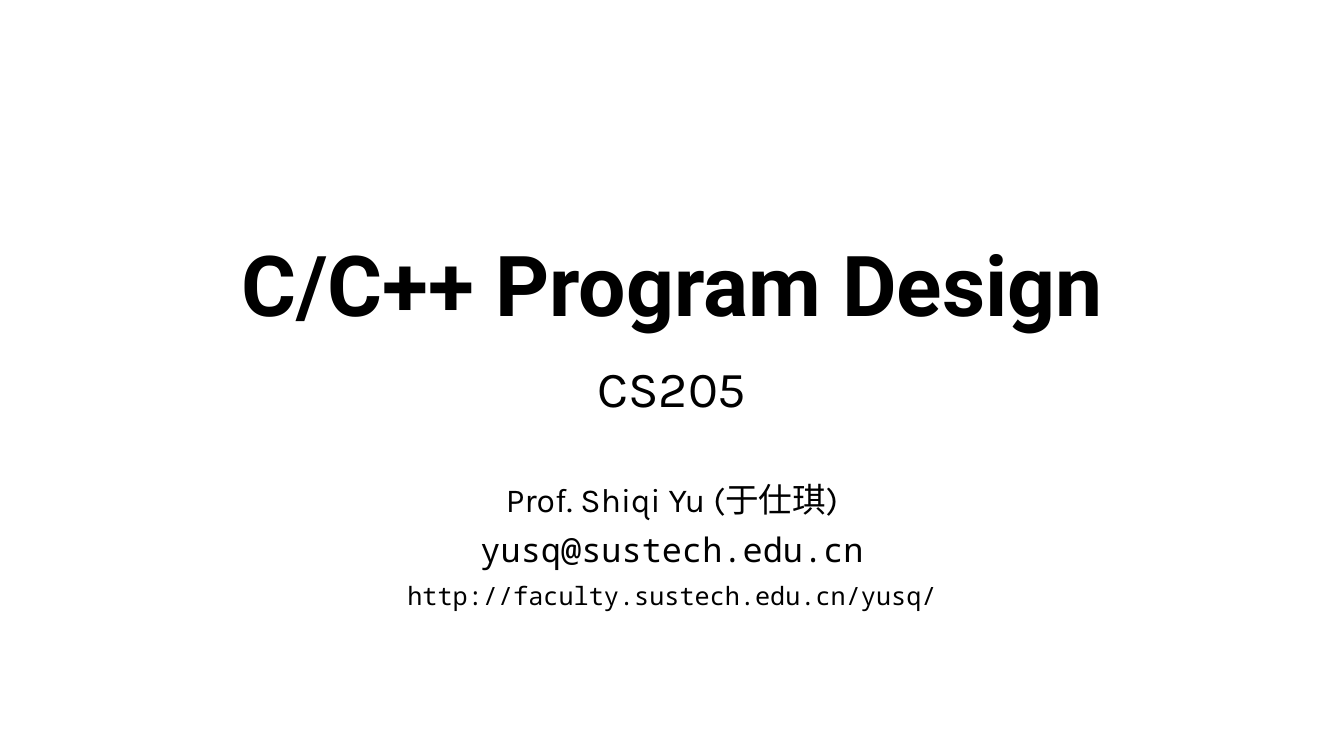
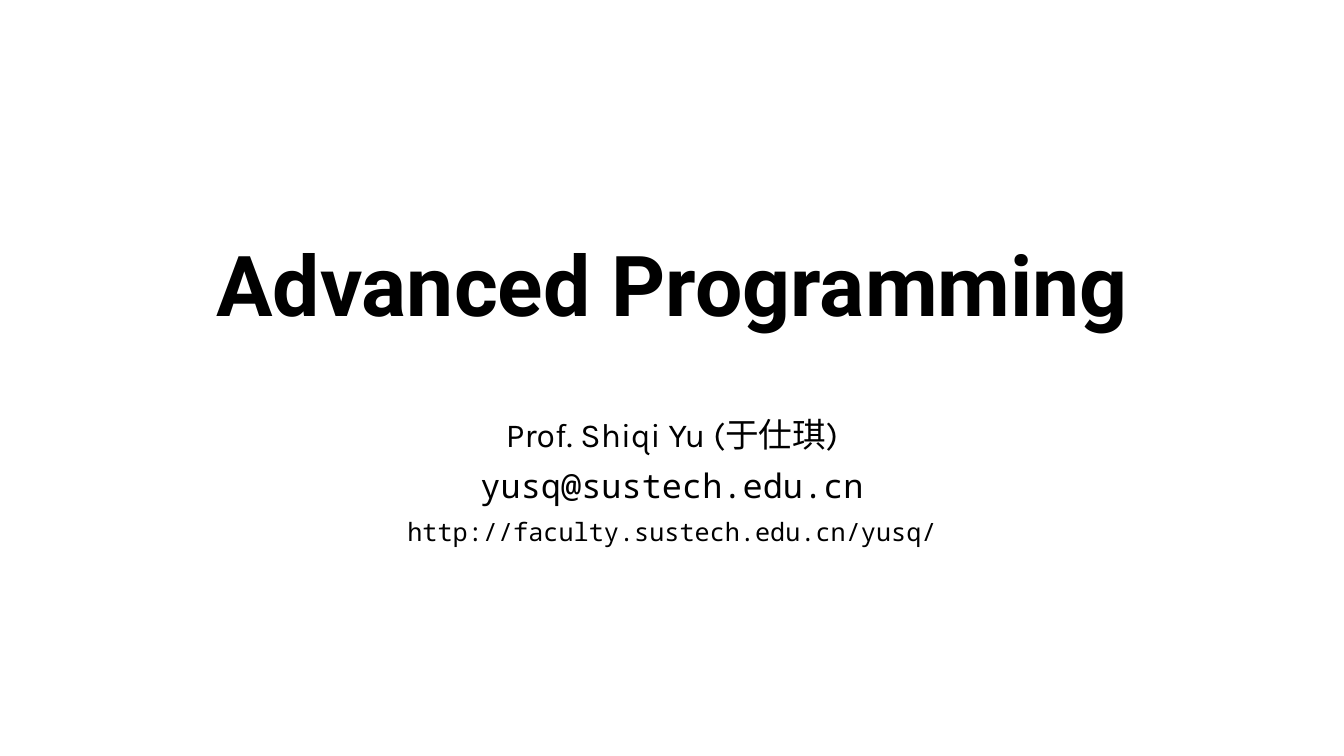
Before and after one commit to ShiqiYu/CPP, a slide deck: slide 1 of week07/Lecture07.pptx. Drawn at 1344x756 pixels with LibreOffice and Linux fonts; fonts in the diff are those of the drawing; background and template pictures are left out. Boxes give left, top, right and bottom in pixels: in the first picture for what was removed or moved away, otherwise in the second. Text is boxed around its words. In the diff, an @@ line names an element or a change of style, - is before the commit and + after.

```diff
--- a/week07/Lecture07.pptx
+++ b/week07/Lecture07.pptx
@@ title at [216,253,1128,334]: text changed @@
-C/C++ Program Design
+Advanced Programming
@@ subtitle at [597,374,746,408]: paragraph removed @@
-CS205
```
Also in this commit, not shown: 3 other files.
